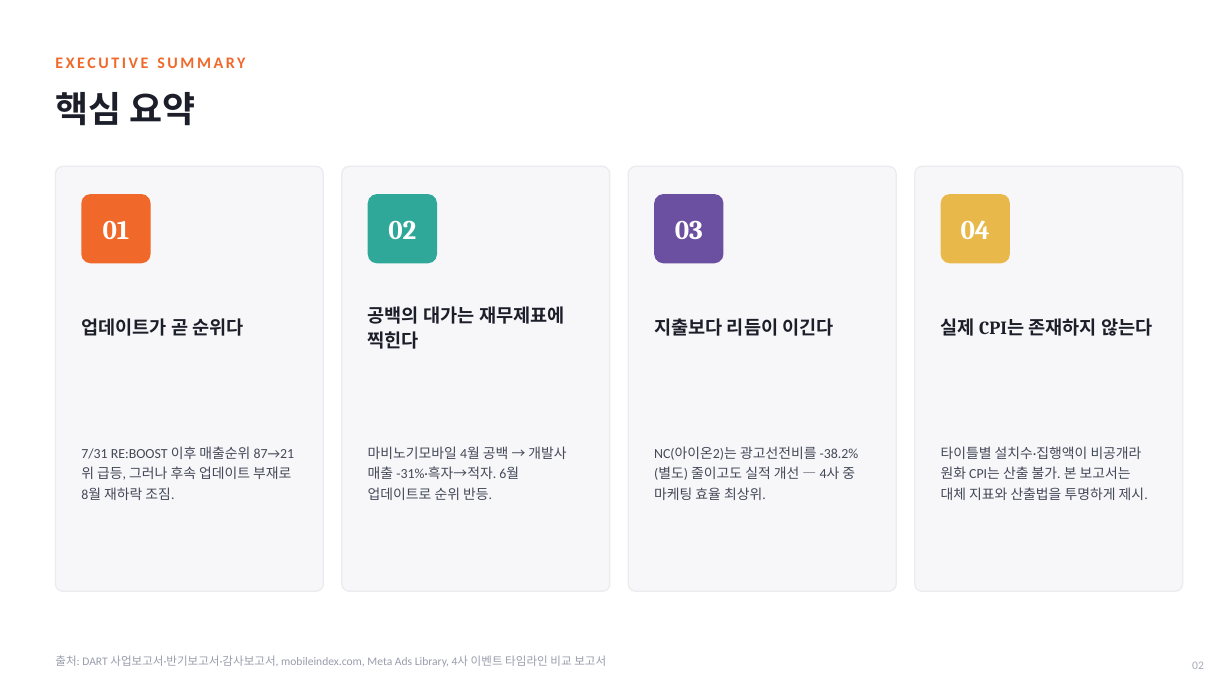
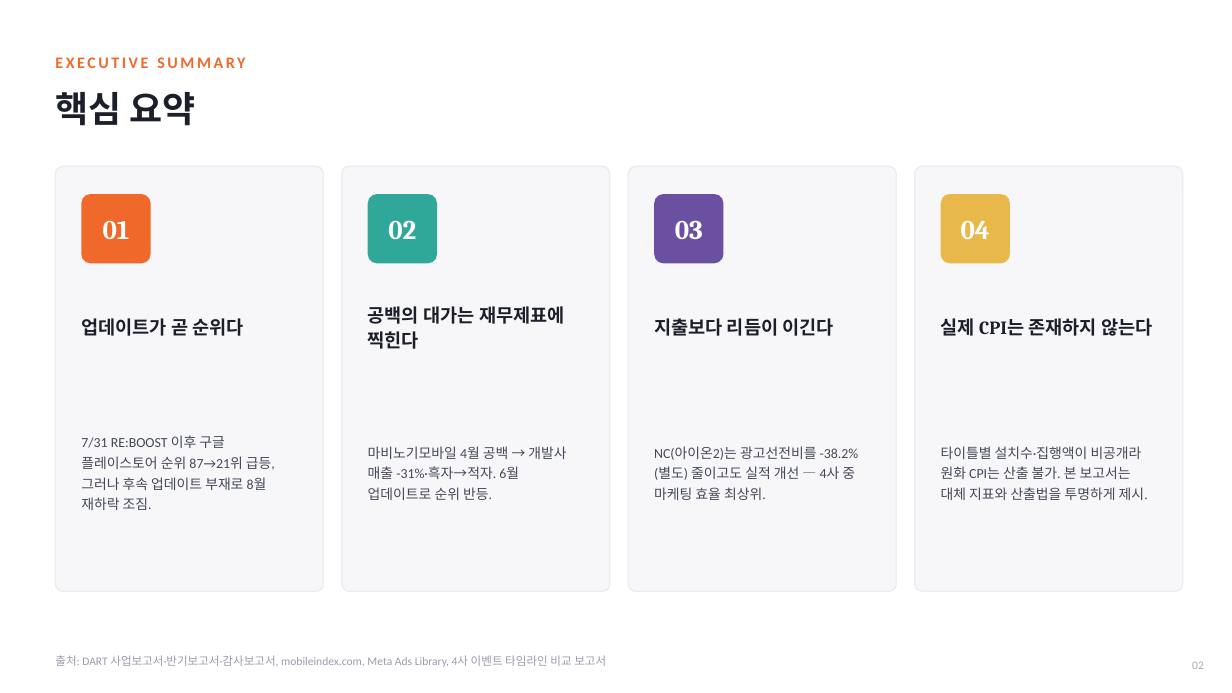
Before and after one commit to eunji9815/excel, a slide deck: slide 2 of output/메이플스토리M_UA마케팅효율_분석보고서.pptx. Drawn at 1232x693 pixels with LibreOffice and Linux fonts; fonts in the diff are those of the drawing. Boxes give left, top, right and bottom in pixels: in the first picture for what was removed or moved away, otherwise in the second. Text is boxed around its words. In the diff, an @@ line names an element or a change of style, - is before the commit and + after.

```diff
--- a/output/메이플스토리M_UA마케팅효율_분석보고서.pptx
+++ b/output/메이플스토리M_UA마케팅효율_분석보고서.pptx
@@ text at (x1=81, y1=435, x2=275, y2=510): text changed @@
-7/31 RE:BOOST 이후 매출순위 87→21위 급등, 그러나 후속 업데이트 부재로 8월 재하락 조짐.
+7/31 RE:BOOST 이후 구글 플레이스토어 순위 87→21위 급등, 그러나 후속 업데이트 부재로 8월 재하락 조짐.
```
Also in this commit, not shown: 10 other slides changed.
